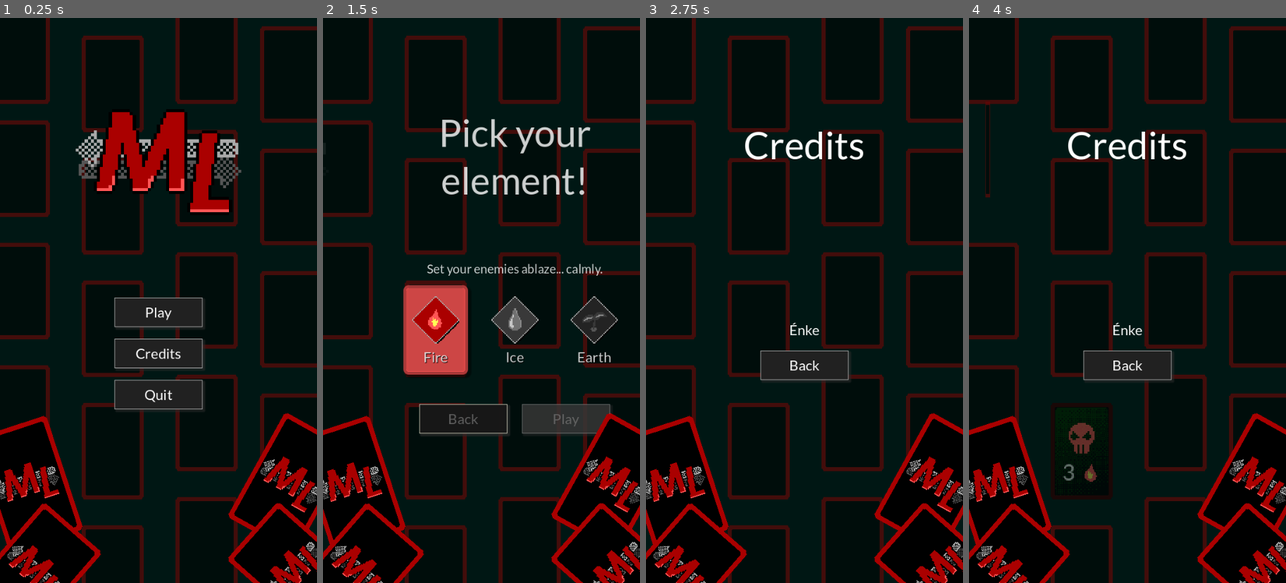
Above: before the commit, frames 1-4 (left to right).
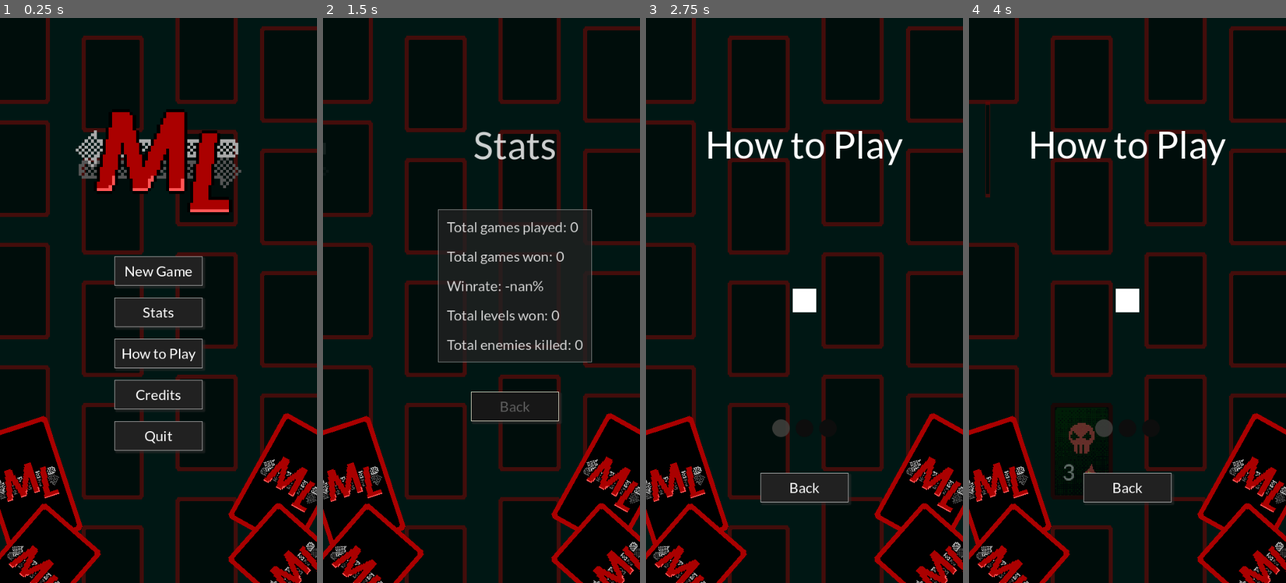
Above: after the commit, the same moments.

Repository: guladam/memory_lane
Game: Godot game, scene res://game.tscn
Two runs of this game, one before a commit and one after it. Both use one fixed random seed, a clock stepped at 60 frames per second and the inputs below.
Inputs (mouse positions are in pixels of both pictures, inside the frame that each line leads up to):
- Up to frame 1 (0.25 s): no input
- Up to frame 2 (1.5 s): click (481, 311) at 0.5 s, where only the run after the commit has a clickable "Stats"; click "Back" at 1.25 s
- Up to frame 3 (2.75 s): click (804, 351) at 2 s, where only the run after the commit has a clickable "How to Play"
- Up to frame 4 (4 s): move the mouse to (1197, 272) at 2.77 s; click (1197, 272) at 2.92 s; tap Enter at 3.5 s; drag from (1064, 328) to (988, 57) at 3.52 s

The runs differ from the first frame. In frame 1, 3.6% of the frame differs, in the area x 36-65%, y 42-77%; in frame 2, 19%, in the area x 25-94%, y 17-74%; in frame 3, 4.9%; in frame 4, 4.9%.

Commit message:
stat, run won and tutorial screens added

Diff:
--- a/game.gd
+++ b/game.gd
@@ -50,15 +50,16 @@
 
 	current_run.current_level += 1
 
-	if current_run.current_level > LEVELS_PER_RUN:
-		print("woohoo! no more levels gg")
-		Events.run_won.emit()
-		return
-
 	var level_end := level_end_screen.instantiate()
 	add_child(level_end)
+	level_end.awesome_selected.connect(_on_level_end_screen_continue_selected)
 	level_end.continue_selected.connect(_on_level_end_screen_continue_selected)
-	level_end.show_level_won(current_run)
+
+	if current_run.current_level > LEVELS_PER_RUN:
+		Events.run_won.emit()
+		level_end.show_run_won(current_run)
+	else:
+		level_end.show_level_won(current_run)
 
 
 ## Called when the [Player] loses the game.
--- a/project.godot
+++ b/project.godot
@@ -40,6 +40,10 @@
 ]
 }
 
+[input_devices]
+
+pointing/emulate_touch_from_mouse=true
+
 [layer_names]
 
 2d_physics/layer_1="PlayerHitBox"
--- /dev/null
+++ b/screens/how_to_play.gd
@@ -0,0 +1,59 @@
+## This screen shows the [Player] the tutorial.
+extends Control
+
+## Emitted when the player wants to go back to the main menu.
+signal main_menu_requested
+
+@onready var back: Button = %Back
+@onready var slides: Control = %Slides
+@onready var slide_indicators: HBoxContainer = %SlideIndicators
+@onready var current_slide := 1
+
+var drag_begin: Vector2
+
+
+func _ready() -> void:
+	back.pressed.connect(func(): main_menu_requested.emit())
+
+
+func _input(event: InputEvent) -> void:
+	if not visible:
+		return
+#	if event is InputEventScreenDrag:
+#		var dist: Vector2 = event.position - drag_begin
+#		if abs(dist.x) < 400:
+#			return
+#
+#		change_to_slide(current_slide + sign(dist.x))
+	# TODO TEST ON MOBILE!!!
+	if event is InputEventMouseButton:
+		if event.pressed:
+			drag_begin = event.position
+			print("drag began at %s" % drag_begin)
+		else:
+			print("drag end at %s" % event.position)
+			var dist: Vector2 = event.position - drag_begin
+			if abs(dist.x) < 150:
+				return
+
+			change_to_slide(current_slide - sign(dist.x))
+
+
+## Enables or disables all buttons.
+## [param enabled] is true if you want the buttons to be enabled.
+func set_buttons(enabled: bool) -> void:
+	back.disabled = not enabled
+
+
+## Changes to a [param new_slide].
+func change_to_slide(new_slide: int) -> void:
+	new_slide = clampi(new_slide, 1, slides.get_child_count())
+	for i in range(slides.get_child_count()):
+		if i+1 == new_slide:
+			slides.get_child(i).show()
+			slide_indicators.get_child(i).set_active(true)
+		else:
+			slides.get_child(i).hide()
+			slide_indicators.get_child(i).set_active(false)
+
+	current_slide = new_slide
--- /dev/null
+++ b/screens/how_to_play.tscn
@@ -0,0 +1,141 @@
+[gd_scene load_steps=4 format=3 uid="uid://brgquf0x4yhld"]
+
+[ext_resource type="Script" path="res://screens/how_to_play.gd" id="1_esg3q"]
+[ext_resource type="PackedScene" uid="uid://dgnif2l6f5yl0" path="res://ui/slide_indicator.tscn" id="2_ir6yl"]
+[ext_resource type="Theme" uid="uid://dptpxyk5ldmai" path="res://ui/main_theme.tres" id="2_suj4u"]
+
+[node name="HowToPlay" type="Control"]
+layout_mode = 3
+anchors_preset = 15
+anchor_right = 1.0
+anchor_bottom = 1.0
+grow_horizontal = 2
+grow_vertical = 2
+theme = ExtResource("2_suj4u")
+script = ExtResource("1_esg3q")
+
+[node name="Title" type="Label" parent="."]
+custom_minimum_size = Vector2(0, 120)
+layout_mode = 1
+anchors_preset = 8
+anchor_left = 0.5
+anchor_top = 0.5
+anchor_right = 0.5
+anchor_bottom = 0.5
+offset_left = -200.0
+offset_top = -326.0
+offset_right = 200.0
+offset_bottom = -206.0
+grow_horizontal = 2
+grow_vertical = 2
+theme_override_font_sizes/font_size = 64
+text = "How to Play"
+horizontal_alignment = 1
+vertical_alignment = 1
+
+[node name="Slides" type="Control" parent="."]
+unique_name_in_owner = true
+layout_mode = 1
+anchors_preset = 8
+anchor_left = 0.5
+anchor_top = 0.5
+anchor_right = 0.5
+anchor_bottom = 0.5
+offset_left = -20.0
+offset_top = -20.0
+offset_right = 20.0
+offset_bottom = 20.0
+grow_horizontal = 2
+grow_vertical = 2
+mouse_filter = 2
+
+[node name="Slide1" type="ColorRect" parent="Slides"]
+layout_mode = 1
+anchors_preset = 8
+anchor_left = 0.5
+anchor_top = 0.5
+anchor_right = 0.5
+anchor_bottom = 0.5
+offset_left = -20.0
+offset_top = -20.0
+offset_right = 20.0
+offset_bottom = 20.0
+grow_horizontal = 2
+grow_vertical = 2
+
+[node name="Slide2" type="ColorRect" parent="Slides"]
+visible = false
+layout_mode = 1
+anchors_preset = 8
+anchor_left = 0.5
+anchor_top = 0.5
+anchor_right = 0.5
+anchor_bottom = 0.5
+offset_left = -20.0
+offset_top = -20.0
+offset_right = 20.0
+offset_bottom = 20.0
+grow_horizontal = 2
+grow_vertical = 2
+color = Color(1, 0.603922, 1, 1)
+
+[node name="Slide3" type="ColorRect" parent="Slides"]
+visible = false
+layout_mode = 1
+anchors_preset = 8
+anchor_left = 0.5
+anchor_top = 0.5
+anchor_right = 0.5
+anchor_bottom = 0.5
+offset_left = -20.0
+offset_top = -20.0
+offset_right = 20.0
+offset_bottom = 20.0
+grow_horizontal = 2
+grow_vertical = 2
+color = Color(0.843137, 0.764706, 0.607843, 1)
+
+[node name="SlideIndicators" type="HBoxContainer" parent="."]
+unique_name_in_owner = true
+layout_mode = 1
+anchors_preset = 8
+anchor_left = 0.5
+anchor_top = 0.5
+anchor_right = 0.5
+anchor_bottom = 0.5
+offset_left = -20.0
+offset_top = 202.0
+offset_right = 20.0
+offset_bottom = 232.0
+grow_horizontal = 2
+grow_vertical = 2
+theme_override_constants/separation = 10
+alignment = 1
+
+[node name="SlideIndicator" parent="SlideIndicators" instance=ExtResource("2_ir6yl")]
+layout_mode = 2
+
+[node name="SlideIndicator2" parent="SlideIndicators" instance=ExtResource("2_ir6yl")]
+layout_mode = 2
+
+[node name="SlideIndicator3" parent="SlideIndicators" instance=ExtResource("2_ir6yl")]
+layout_mode = 2
+
+[node name="Back" type="Button" parent="."]
+unique_name_in_owner = true
+custom_minimum_size = Vector2(150, 50)
+layout_mode = 1
+anchors_preset = 8
+anchor_left = 0.5
+anchor_top = 0.5
+anchor_right = 0.5
+anchor_bottom = 0.5
+offset_left = -75.0
+offset_top = 293.0
+offset_right = 75.0
+offset_bottom = 343.0
+grow_horizontal = 2
+grow_vertical = 2
+size_flags_horizontal = 4
+text = "Back
+"
--- a/screens/level_end_screen.gd
+++ b/screens/level_end_screen.gd
@@ -5,6 +5,7 @@
 
 signal continue_selected
 signal main_menu_selected
+signal awesome_selected
 
 @onready var text_1: Label = $Text1
 @onready var text_2: Label = $Text2
@@ -15,6 +16,7 @@
 @onready var enemies_killed_progress_bar: ProgressBar = %EnemiesKilledProgressBar
 @onready var next_level: Button = %NextLevel
 @onready var main_menu: Button = %MainMenu
+@onready var awesome: Button = %Awesome
 @onready var puff := preload("res://creatures/puff_effect.tscn")
 
 var current_level: int
@@ -27,25 +29,36 @@
 	enemies_killed.hide()
 	next_level.hide()
 	main_menu.hide()
+	awesome.hide()
 
 	next_level.pressed.connect(func(): continue_selected.emit())
 	main_menu.pressed.connect(func(): main_menu_selected.emit())
+	awesome.pressed.connect(func(): awesome_selected.emit())
 
 
 ## Shows the level won version, based on the current [Run] data.
 func show_level_won(run: Run) -> void:
 	text_1.text = "Level"
 	text_2.text = "Won"
-	current_level = run.current_level
+	current_level = run.current_level-1
 	current_kills = StatTracker.enemies_killed_this_run
 	animate("win", next_level)
+
+
+## Shows the run won version, based on the current [Run] data.
+func show_run_won(run: Run) -> void:
+	text_1.text = "You are"
+	text_2.text = "Victorious!"
+	current_level = run.current_level-1
+	current_kills = StatTracker.enemies_killed_this_run
+	animate("win", awesome)
 
 
 ## Shows the game over version, based on the current [Run] data.
 func show_game_over(run: Run) -> void:
 	text_1.text = "Game"
 	text_2.text = "Over"
-	current_level = run.current_level
+	current_level = run.current_level-1
 	current_kills = StatTracker.enemies_killed_this_run
 	animate("die", main_menu)
 
--- a/screens/level_end_screen.tscn
+++ b/screens/level_end_screen.tscn
@@ -4,6 +4,51 @@
 [ext_resource type="Texture2D" uid="uid://bfismngw4yyuw" path="res://player/player.png" id="2_jqgc6"]
 [ext_resource type="Script" path="res://screens/level_end_screen.gd" id="2_pvuai"]
 [ext_resource type="PackedScene" uid="uid://dth1ehlyddit0" path="res://screens/end_screen_progress_bar.tscn" id="4_vhiue"]
+
+[sub_resource type="Animation" id="Animation_ihgsp"]
+length = 0.001
+tracks/0/type = "value"
+tracks/0/imported = false
+tracks/0/enabled = true
+tracks/0/path = NodePath("Sprite2D:frame")
+tracks/0/interp = 1
+tracks/0/loop_wrap = true
+tracks/0/keys = {
+"times": PackedFloat32Array(0),
+"transitions": PackedFloat32Array(1),
+"update": 1,
+"values": [0]
+}
+
+[sub_resource type="Animation" id="Animation_rppag"]
+resource_name = "die"
+length = 2.0
+tracks/0/type = "value"
+tracks/0/imported = false
+tracks/0/enabled = true
+tracks/0/path = NodePath("Sprite2D:frame")
+tracks/0/interp = 1
+tracks/0/loop_wrap = true
+tracks/0/keys = {
+"times": PackedFloat32Array(0.5, 0.7, 0.9, 1.1),
+"transitions": PackedFloat32Array(1, 1, 1, 1),
+"update": 1,
+"values": [0, 1, 10, 11]
+}
+tracks/1/type = "method"
+tracks/1/imported = false
+tracks/1/enabled = true
+tracks/1/path = NodePath("..")
+tracks/1/interp = 1
+tracks/1/loop_wrap = true
+tracks/1/keys = {
+"times": PackedFloat32Array(0.8),
+"transitions": PackedFloat32Array(1),
+"values": [{
+"args": [],
+"method": &"add_wizard_puff"
+}]
+}
 
 [sub_resource type="Animation" id="Animation_f1oqa"]
 resource_name = "win"
@@ -22,51 +67,6 @@
 "values": [0, 1, 2, 3, 4, 5, 0, 0, 1, 2, 3, 4, 5, 0]
 }
 
-[sub_resource type="Animation" id="Animation_ihgsp"]
-length = 0.001
-tracks/0/type = "value"
-tracks/0/imported = false
-tracks/0/enabled = true
-tracks/0/path = NodePath("Sprite2D:frame")
-tracks/0/interp = 1
-tracks/0/loop_wrap = true
-tracks/0/keys = {
-"times": PackedFloat32Array(0),
-"transitions": PackedFloat32Array(1),
-"update": 1,
-"values": [0]
-}
-
-[sub_resource type="Animation" id="Animation_rppag"]
-resource_name = "die"
-length = 2.0
-tracks/0/type = "value"
-tracks/0/imported = false
-tracks/0/enabled = true
-tracks/0/path = NodePath("Sprite2D:frame")
-tracks/0/interp = 1
-tracks/0/loop_wrap = true
-tracks/0/keys = {
-"times": PackedFloat32Array(0.5, 0.7, 0.9, 1.1),
-"transitions": PackedFloat32Array(1, 1, 1, 1),
-"update": 1,
-"values": [0, 1, 10, 11]
-}
-tracks/1/type = "method"
-tracks/1/imported = false
-tracks/1/enabled = true
-tracks/1/path = NodePath("..")
-tracks/1/interp = 1
-tracks/1/loop_wrap = true
-tracks/1/keys = {
-"times": PackedFloat32Array(0.8),
-"transitions": PackedFloat32Array(1),
-"values": [{
-"args": [],
-"method": &"add_wizard_puff"
-}]
-}
-
 [sub_resource type="AnimationLibrary" id="AnimationLibrary_q2yy6"]
 _data = {
 "RESET": SubResource("Animation_ihgsp"),
@@ -190,3 +190,11 @@
 layout_mode = 2
 size_flags_horizontal = 4
 text = "Main Menu"
+
+[node name="Awesome" type="Button" parent="StatsAndButtons"]
+unique_name_in_owner = true
+visible = false
+custom_minimum_size = Vector2(175, 50)
+layout_mode = 2
+size_flags_horizontal = 4
+text = "Awesome!"
--- a/screens/main_menu.gd
+++ b/screens/main_menu.gd
@@ -1,18 +1,26 @@
 ## This screen is shown when you start the game.
 extends Control
 
+## Emitted when the player wants to start a new game.
+signal new_game_requested
+## Emitted when the player wants to see the stats.
+signal stats_requested
+## Emitted when the player wants to see the tutorial.
+signal tutorial_requested
 ## Emitted when the player wants to see the credits.
 signal credits_requested
-## Emitted when the player wants to start a new game.
-signal new_game_requested
 
 @onready var play: Button = %Play
+@onready var stats: Button = %Stats
+@onready var how_to_play: Button = %HowToPlay
 @onready var credits: Button = %Credits
 @onready var quit: Button = %Quit
 
 
 func _ready() -> void:
 	play.pressed.connect(func(): new_game_requested.emit())
+	stats.pressed.connect(func(): stats_requested.emit())
+	how_to_play.pressed.connect(func(): tutorial_requested.emit())
 	credits.pressed.connect(func(): credits_requested.emit())
 	quit.pressed.connect(get_tree().quit)
 
@@ -21,5 +29,7 @@
 ## [param enabled] is true if you want the buttons to be enabled.
 func set_buttons(enabled: bool) -> void:
 	play.disabled = not enabled
+	stats.disabled = not enabled
+	how_to_play.disabled = not enabled
 	credits.disabled = not enabled
 	quit.disabled = not enabled
--- a/screens/main_menu.tscn
+++ b/screens/main_menu.tscn
@@ -48,7 +48,21 @@
 custom_minimum_size = Vector2(150, 50)
 layout_mode = 2
 size_flags_horizontal = 4
-text = "Play"
+text = "New Game"
+
+[node name="Stats" type="Button" parent="VboxContainer/VBoxContainer"]
+unique_name_in_owner = true
+custom_minimum_size = Vector2(150, 50)
+layout_mode = 2
+size_flags_horizontal = 4
+text = "Stats"
+
+[node name="HowToPlay" type="Button" parent="VboxContainer/VBoxContainer"]
+unique_name_in_owner = true
+custom_minimum_size = Vector2(150, 50)
+layout_mode = 2
+size_flags_horizontal = 4
+text = "How to Play"
 
 [node name="Credits" type="Button" parent="VboxContainer/VBoxContainer"]
 unique_name_in_owner = true
--- a/screens/menu_screen.gd
+++ b/screens/menu_screen.gd
@@ -7,10 +7,23 @@
 
 @onready var main_menu: Control = $MainMenu
 @onready var character_selector: Control = $CharacterSelector
+@onready var stats: Control = $Stats
+@onready var how_to_play: Control = $HowToPlay
 @onready var credits: Control = $Credits
 
 
 func _ready() -> void:
+	main_menu.stats_requested.connect(
+		func():
+			_fade_out_left(main_menu)
+			_fade_in_right(stats)
+	)
+	main_menu.tutorial_requested.connect(
+		func():
+			how_to_play.change_to_slide(1)
+			_fade_out_left(main_menu)
+			_fade_in_right(how_to_play)
+	)
 	main_menu.credits_requested.connect(
 		func():
 			_fade_out_left(main_menu)
@@ -37,6 +50,18 @@
 	credits.main_menu_requested.connect(
 		func():
 			_fade_out_right(credits)
+			_fade_in_left(main_menu)
+	)
+
+	stats.main_menu_requested.connect(
+		func():
+			_fade_out_right(stats)
+			_fade_in_left(main_menu)
+	)
+
+	how_to_play.main_menu_requested.connect(
+		func():
+			_fade_out_right(how_to_play)
 			_fade_in_left(main_menu)
 	)
 
--- a/screens/menu_screen.tscn
+++ b/screens/menu_screen.tscn
@@ -6,6 +6,8 @@
 [ext_resource type="PackedScene" uid="uid://rl6khyp8imaq" path="res://screens/character_selector.tscn" id="3_3hp7d"]
 [ext_resource type="Texture2D" uid="uid://b6djokc0byhmo" path="res://cards/card_back.png" id="4_55d3g"]
 [ext_resource type="PackedScene" uid="uid://by2lxtudbbc58" path="res://screens/credits.tscn" id="4_dbb1f"]
+[ext_resource type="PackedScene" uid="uid://bblifh5b7k7y2" path="res://screens/stats.tscn" id="5_jhqmo"]
+[ext_resource type="PackedScene" uid="uid://brgquf0x4yhld" path="res://screens/how_to_play.tscn" id="6_2ng87"]
 
 [node name="MenuScreen" type="ColorRect"]
 anchors_preset = 15
@@ -22,6 +24,14 @@
 layout_mode = 1
 
 [node name="CharacterSelector" parent="." instance=ExtResource("3_3hp7d")]
+visible = false
+layout_mode = 1
+
+[node name="Stats" parent="." instance=ExtResource("5_jhqmo")]
+visible = false
+layout_mode = 1
+
+[node name="HowToPlay" parent="." instance=ExtResource("6_2ng87")]
 visible = false
 layout_mode = 1
 
--- /dev/null
+++ b/screens/stats.gd
@@ -0,0 +1,34 @@
+## This screen shows the [Player] their stats.
+extends Control
+
+## Emitted when the player wants to go back to the main menu.
+signal main_menu_requested
+
+@onready var back: Button = %Back
+@onready var games_played: HBoxContainer = %GamesPlayed
+@onready var games_won: HBoxContainer = %GamesWon
+@onready var win_rate: HBoxContainer = %WinRate
+@onready var levels_beaten: HBoxContainer = %LevelsBeaten
+@onready var enemies_killed: HBoxContainer = %EnemiesKilled
+
+
+func _ready() -> void:
+	back.pressed.connect(func(): main_menu_requested.emit())
+
+	_set_stat(games_played, StatTracker.all_runs)
+	_set_stat(games_won, StatTracker.runs_won)
+	_set_stat(levels_beaten, StatTracker.levels_beaten)
+	_set_stat(enemies_killed, StatTracker.enemies_killed)
+
+	var winrate := StatTracker.runs_won / float(StatTracker.all_runs)
+	_set_stat(win_rate, "%.2f%%" % winrate)
+
+
+func _set_stat(node: HBoxContainer, value: Variant) -> void:
+	node.get_node("Value").text = str(value)
+
+
+## Enables or disables all buttons.
+## [param enabled] is true if you want the buttons to be enabled.
+func set_buttons(enabled: bool) -> void:
+	back.disabled = not enabled
--- /dev/null
+++ b/screens/stats.tscn
@@ -0,0 +1,150 @@
+[gd_scene load_steps=4 format=3 uid="uid://bblifh5b7k7y2"]
+
+[ext_resource type="Script" path="res://screens/stats.gd" id="1_km4jq"]
+[ext_resource type="Theme" uid="uid://dptpxyk5ldmai" path="res://ui/main_theme.tres" id="2_xpl4u"]
+
+[sub_resource type="StyleBoxFlat" id="StyleBoxFlat_8eu0y"]
+content_margin_left = 15.0
+content_margin_top = 15.0
+content_margin_right = 15.0
+content_margin_bottom = 15.0
+bg_color = Color(0.129412, 0.129412, 0.129412, 1)
+border_width_left = 1
+border_width_top = 1
+border_width_right = 1
+border_width_bottom = 1
+border_color = Color(0.690196, 0.690196, 0.690196, 1)
+
+[node name="Stats" type="Control"]
+layout_mode = 3
+anchors_preset = 15
+anchor_right = 1.0
+anchor_bottom = 1.0
+grow_horizontal = 2
+grow_vertical = 2
+script = ExtResource("1_km4jq")
+
+[node name="VboxContainer" type="VBoxContainer" parent="."]
+custom_minimum_size = Vector2(400, 650)
+layout_mode = 1
+anchors_preset = 8
+anchor_left = 0.5
+anchor_top = 0.5
+anchor_right = 0.5
+anchor_bottom = 0.5
+offset_left = -20.0
+offset_top = -20.0
+offset_right = 20.0
+offset_bottom = 20.0
+grow_horizontal = 2
+grow_vertical = 2
+theme = ExtResource("2_xpl4u")
+theme_override_constants/separation = 50
+
+[node name="Title" type="Label" parent="VboxContainer"]
+custom_minimum_size = Vector2(0, 120)
+layout_mode = 2
+theme_override_font_sizes/font_size = 64
+text = "Stats"
+horizontal_alignment = 1
+vertical_alignment = 1
+
+[node name="PanelContainer" type="PanelContainer" parent="VboxContainer"]
+layout_mode = 2
+size_flags_horizontal = 4
+theme_override_styles/panel = SubResource("StyleBoxFlat_8eu0y")
+
+[node name="VBoxContainer" type="VBoxContainer" parent="VboxContainer/PanelContainer"]
+layout_mode = 2
+size_flags_vertical = 3
+theme_override_constants/separation = 20
+alignment = 1
+
+[node name="GamesPlayed" type="HBoxContainer" parent="VboxContainer/PanelContainer/VBoxContainer"]
+unique_name_in_owner = true
+layout_mode = 2
+theme_override_constants/separation = 6
+
+[node name="Text" type="Label" parent="VboxContainer/PanelContainer/VBoxContainer/GamesPlayed"]
+layout_mode = 2
+theme_override_font_sizes/font_size = 24
+text = "Total games played:"
+horizontal_alignment = 1
+
+[node name="Value" type="Label" parent="VboxContainer/PanelContainer/VBoxContainer/GamesPlayed"]
+layout_mode = 2
+theme_override_font_sizes/font_size = 24
+text = "99"
+
+[node name="GamesWon" type="HBoxContainer" parent="VboxContainer/PanelContainer/VBoxContainer"]
+unique_name_in_owner = true
+layout_mode = 2
+theme_override_constants/separation = 6
+
+[node name="Text" type="Label" parent="VboxContainer/PanelContainer/VBoxContainer/GamesWon"]
+layout_mode = 2
+theme_override_font_sizes/font_size = 24
+text = "Total games won:"
+horizontal_alignment = 1
+
+[node name="Value" type="Label" parent="VboxContainer/PanelContainer/VBoxContainer/GamesWon"]
+layout_mode = 2
+size_flags_horizontal = 3
+theme_override_font_sizes/font_size = 24
+text = "99"
+
+[node name="WinRate" type="HBoxContainer" parent="VboxContainer/PanelContainer/VBoxContainer"]
+unique_name_in_owner = true
+layout_mode = 2
+theme_override_constants/separation = 6
+
+[node name="Text" type="Label" parent="VboxContainer/PanelContainer/VBoxContainer/WinRate"]
+layout_mode = 2
+theme_override_font_sizes/font_size = 24
+text = "Winrate:"
+horizontal_alignment = 1
+
+[node name="Value" type="Label" parent="VboxContainer/PanelContainer/VBoxContainer/WinRate"]
+layout_mode = 2
+theme_override_font_sizes/font_size = 24
+text = "45.67%"
+
+[node name="LevelsBeaten" type="HBoxContainer" parent="VboxContainer/PanelContainer/VBoxContainer"]
+unique_name_in_owner = true
+layout_mode = 2
+theme_override_constants/separation = 6
+
+[node name="Text" type="Label" parent="VboxContainer/PanelContainer/VBoxContainer/LevelsBeaten"]
+layout_mode = 2
+theme_override_font_sizes/font_size = 24
+text = "Total levels won:"
+horizontal_alignment = 1
+
+[node name="Value" type="Label" parent="VboxContainer/PanelContainer/VBoxContainer/LevelsBeaten"]
+layout_mode = 2
+theme_override_font_sizes/font_size = 24
+text = "9999"
+
+[node name="EnemiesKilled" type="HBoxContainer" parent="VboxContainer/PanelContainer/VBoxContainer"]
+unique_name_in_owner = true
+layout_mode = 2
+theme_override_constants/separation = 6
+
+[node name="Text" type="Label" parent="VboxContainer/PanelContainer/VBoxContainer/EnemiesKilled"]
+layout_mode = 2
+theme_override_font_sizes/font_size = 24
+text = "Total enemies killed:"
+horizontal_alignment = 1
+
+[node name="Value" type="Label" parent="VboxContainer/PanelContainer/VBoxContainer/EnemiesKilled"]
+layout_mode = 2
+theme_override_font_sizes/font_size = 24
+text = "99999"
+
+[node name="Back" type="Button" parent="VboxContainer"]
+unique_name_in_owner = true
+custom_minimum_size = Vector2(150, 50)
+layout_mode = 2
+size_flags_horizontal = 4
+text = "Back
+"
--- /dev/null
+++ b/ui/slide_indicator.gd
@@ -0,0 +1,10 @@
+extends Panel
+
+
+@onready var active := preload("res://ui/slide_indicator_box_active.tres")
+@onready var inactive := preload("res://ui/slide_indicator_box_inactive.tres")
+
+
+func set_active(_active: bool) -> void:
+	var panel: StyleBoxFlat = active if _active else inactive
+	set("theme_override_styles/panel", panel)
--- /dev/null
+++ b/ui/slide_indicator.tscn
@@ -0,0 +1,9 @@
+[gd_scene load_steps=3 format=3 uid="uid://dgnif2l6f5yl0"]
+
+[ext_resource type="StyleBox" uid="uid://dqumk7eac1dug" path="res://ui/slide_indicator_box_active.tres" id="1_4wxl3"]
+[ext_resource type="Script" path="res://ui/slide_indicator.gd" id="2_08l52"]
+
+[node name="SlideIndicator" type="Panel"]
+custom_minimum_size = Vector2(30, 30)
+theme_override_styles/panel = ExtResource("1_4wxl3")
+script = ExtResource("2_08l52")
--- /dev/null
+++ b/ui/slide_indicator_box_active.tres
@@ -0,0 +1,9 @@
+[gd_resource type="StyleBoxFlat" format=3 uid="uid://dqumk7eac1dug"]
+
+[resource]
+bg_color = Color(0.25098, 0.25098, 0.239216, 0.862745)
+corner_radius_top_left = 30
+corner_radius_top_right = 30
+corner_radius_bottom_right = 30
+corner_radius_bottom_left = 30
+corner_detail = 12
--- /dev/null
+++ b/ui/slide_indicator_box_inactive.tres
@@ -0,0 +1,9 @@
+[gd_resource type="StyleBoxFlat" format=3 uid="uid://3s4yv435f33a"]
+
+[resource]
+bg_color = Color(0.0509804, 0.0509804, 0.0509804, 1)
+corner_radius_top_left = 30
+corner_radius_top_right = 30
+corner_radius_bottom_right = 30
+corner_radius_bottom_left = 30
+corner_detail = 12
Not shown: 1 places in screens/menu_screen.tscn that only renumber resources
Not shown, removed: player/pla3668.tmp
Not shown, removed: screens/levA480.tmp
Not shown, removed: ui/car3E0F.tmp
